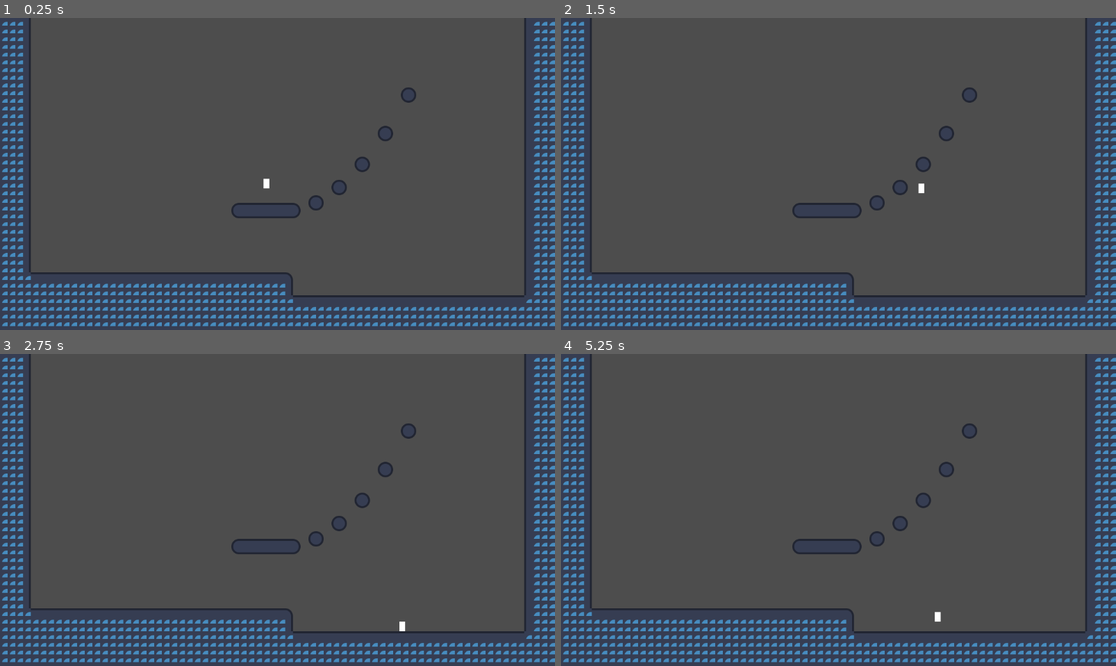
Above: before the commit, frames 1-4 (two rows, left to right).
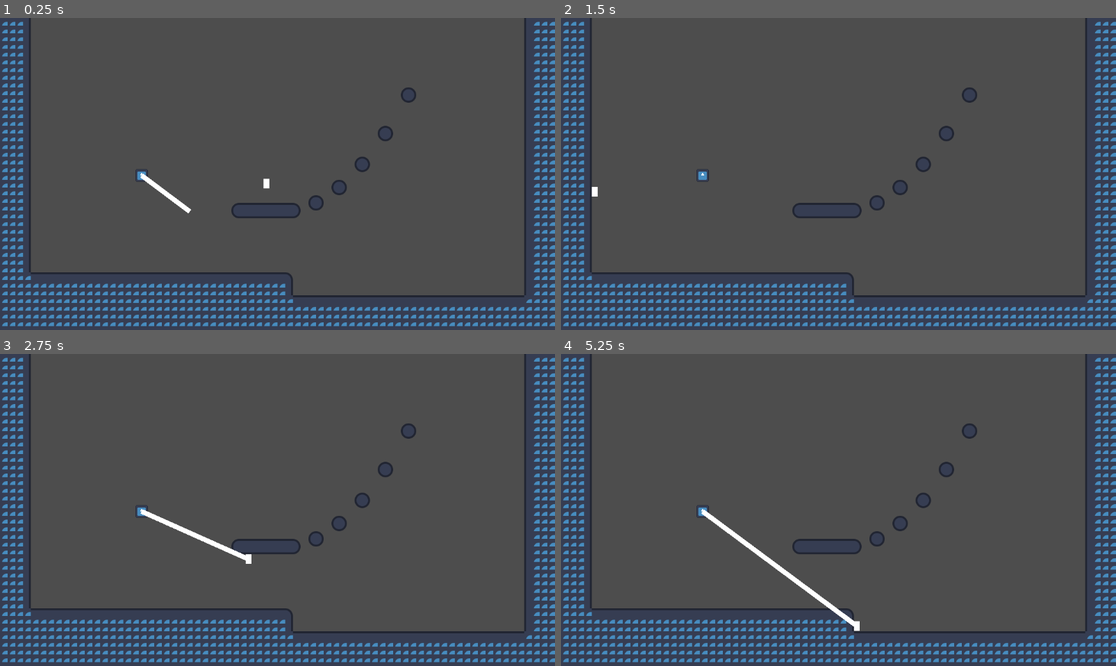
Above: after the commit, the same moments.

Repository: LiamQuinlan-Carleton/COMP1501FINAL
Game: Godot game, scene res://Main.tscn
Same seed, same stepped clock (60 frames per second), same inputs: the game is played once before the commit and once after it. The engine's default icon, where the game draws it, is replaced by a stand-in: a white triangle on a blue panel in a dark square.
Inputs (mouse positions are in pixels of both pictures, inside the frame that each line leads up to):
- Up to frame 1 (0.25 s): no input
- Up to frame 2 (1.5 s): tap Enter at 0.5 s; move the mouse to (960, 158) at 0.52 s; press the mouse at (960, 158) at 0.53 s; hold D (Right) from 0.53 s (still down); tap Space (Jump) at 0.77 s; move the mouse to (727, 189) at 1.27 s; release the mouse at (727, 189) at 1.28 s; tap Shift (Shift) at 1.35 s
- Up to frame 3 (2.75 s): tap Space (Jump) at 1.52 s; click (166, 525) at 1.55 s; move the mouse to (333, 441) at 2.02 s; release D (Right) at 2.03 s; press the mouse at (333, 441) at 2.03 s; hold A (Left) from 2.03 s (still down)
- Up to frame 4 (5.25 s): move the mouse to (810, 572) at 2.77 s; release A (Left) at 2.78 s; release the mouse at (810, 572) at 2.78 s; hold D (Right) 2.78-4.28 s; click (810, 572) at 2.85 s; tap Space (Jump) at 3.02, 3.77, 4.52 s; move the mouse to (1005, 556) at 3.52 s; hold Shift (Shift) 3.53-4.28 s; click (1005, 556) at 3.8 s; move the mouse to (672, 463) at 4.27 s; hold A (Left) 4.28-5.03 s; click (672, 463) at 4.35 s; move the mouse to (866, 510) at 5.02 s; press the mouse at (866, 510) at 5.03 s; hold D (Right) from 5.03 s (still down)

The runs differ from the first frame. In frame 1, 0.2% of the frame differs, in the area x 24-35%, y 48-63%; in frame 2, 0.1%; in frame 3, 0.5%; in frame 4, 0.7%, in the area x 24-69%, y 48-89%.

Commit message:
Grapple Hook Prototype
-Single Hook Prototype
-Contains a move bug

Diff:
--- a/Main.tscn
+++ b/Main.tscn
@@ -1,7 +1,8 @@
-[gd_scene load_steps=5 format=4 uid="uid://bifwj2f8wga8b"]
+[gd_scene load_steps=6 format=4 uid="uid://bifwj2f8wga8b"]
 
 [ext_resource type="PackedScene" uid="uid://bnlswq05iqbuc" path="res://Player.tscn" id="1_xc4sc"]
 [ext_resource type="Texture2D" uid="uid://c0lxs2ch7it2b" path="res://icon.svg" id="3_0it4c"]
+[ext_resource type="Script" path="res://grapple.gd" id="3_rkjoq"]
 
 [sub_resource type="TileSetAtlasSource" id="TileSetAtlasSource_yk6l6"]
 texture = ExtResource("3_0it4c")
@@ -38,3 +39,18 @@
 [node name="TileMapLayer" type="TileMapLayer" parent="."]
 tile_map_data = PackedByteArray("AAAfABgAAAABAAAAAAAgABgAAAABAAAAAAAhABgAAAABAAAAAAAiABgAAAABAAAAAAAjABgAAAABAAAAAAAkAB …(12528 unchanged characters)…
 tile_set = SubResource("TileSet_x3f40")
+
+[node name="Grapple" type="Node2D" parent="." node_paths=PackedStringArray("player", "line")]
+position = Vector2(294, 327)
+script = ExtResource("3_rkjoq")
+player = NodePath("../Player")
+force = 20.0
+line = NodePath("Line2D")
+metadata/_edit_group_ = true
+
+[node name="Sprite2D" type="Sprite2D" parent="Grapple"]
+scale = Vector2(0.2, 0.2)
+texture = ExtResource("3_0it4c")
+
+[node name="Line2D" type="Line2D" parent="Grapple"]
+points = PackedVector2Array(100, 75, 0, 0)
--- /dev/null
+++ b/grapple.gd
@@ -0,0 +1,16 @@
+extends Node2D
+
+@export var player : CharacterBody2D
+@export var force : float
+@export var line : Line2D
+
+# Called every frame. 'delta' is the elapsed time since the previous frame.
+func _process(delta: float) -> void:
+	if Input.is_action_just_pressed("Left Click"):
+		line.show()
+	if Input.is_action_pressed("Left Click"):
+		player.velocity += force * Vector2(position - player.position).normalized()
+		line.set_point_position(0, Vector2(0,0))
+		line.set_point_position(1, player.position - position)
+	if Input.is_action_just_released("Left Click"):
+		line.hide()
--- a/player.gd
+++ b/player.gd
@@ -72,7 +72,7 @@
 
 	if Input.is_action_pressed("Right") or Input.is_action_pressed("Left"):
 		if sign(velocity.x) * velocity.x <= speed:
-			velocity.x += acceleration * l_dir * delta
+			velocity.x += acceleration * sign(velocity.x) * delta
 			if velocity.x > speed:
 				velocity.x = speed
 			if velocity.x < -speed:
--- a/project.godot
+++ b/project.godot
@@ -40,3 +40,8 @@
 "events": [Object(InputEventKey,"resource_local_to_scene":false,"resource_name":"","device":-1,"window_id":0,"alt_press …(195 unchanged characters)…
 ]
 }
+"Left Click"={
+"deadzone": 0.5,
+"events": [Object(InputEventMouseButton,"resource_local_to_scene":false,"resource_name":"","device":-1,"window_id":0,"alt_pressed":false,"shift_pressed":false,"ctrl_pressed":false,"meta_pressed":false,"button_mask":1,"position":Vector2(202, 20),"global_position":Vector2(211, 66),"factor":1.0,"button_index":1,"canceled":false,"pressed":true,"double_click":false,"script":null)
+]
+}
